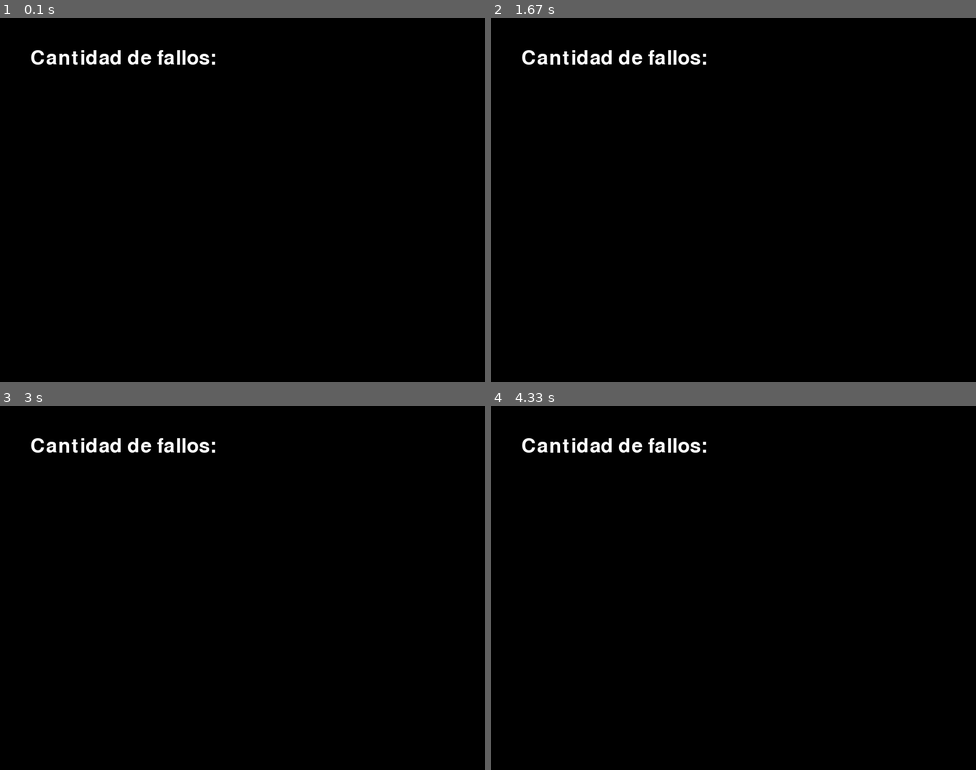
Above: before the commit, frames 1-4 (two rows, left to right).
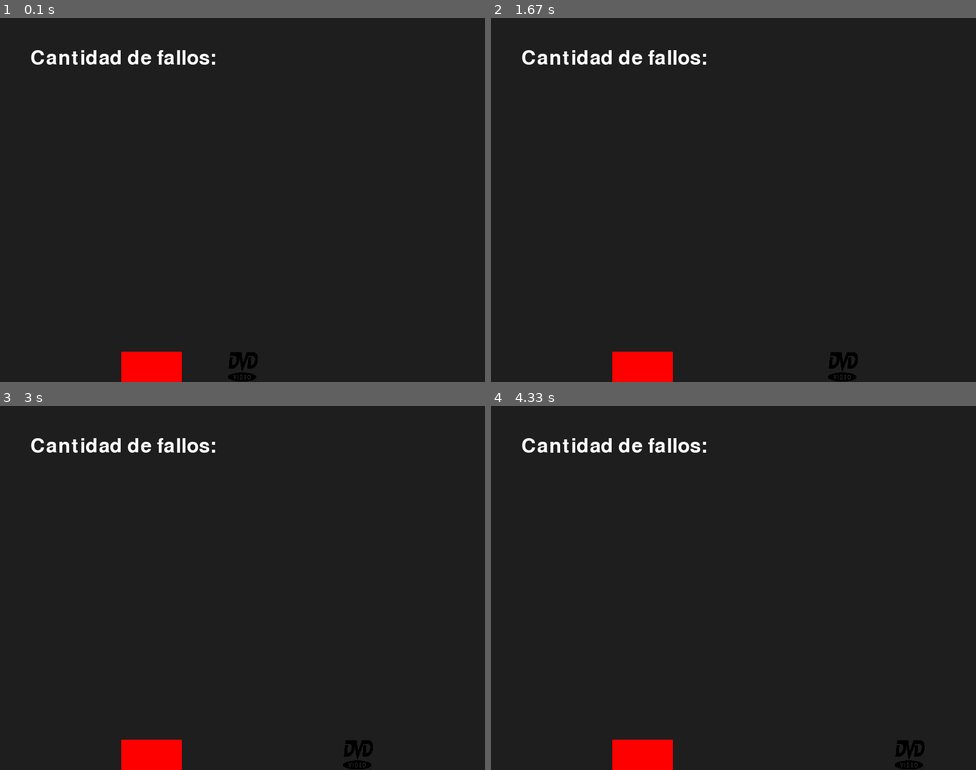
Above: after the commit, the same moments.

Repository: GonDragon/parcial-pygame
Game: pygame game, started from main.py
The game is run twice, just before and just after one commit, with the same random seed, the same clock (stepped at 60 frames per second) and the same inputs.
Inputs:
- Up to frame 1 (0.1 s): no input
- Up to frame 2 (1.67 s): hold Right 0.33-0.8 s; hold Right 0.83-1.3 s; hold Left from 1.33 s (still down)
- Up to frame 3 (3 s): release Left at 1.87 s; hold Left 1.9-2.3 s; hold Right 2.33-2.97 s
- Up to frame 4 (4.33 s): hold Left 3-3.47 s; hold Right 3.5-3.97 s; hold Right from 4 s (still down)

The runs differ from the first frame. In frame 1, 99% of the frame differs, in the area x 0-100%, y 0-100%; in frame 2, 99%; in frame 3, 99%; in frame 4, 99%.

Commit message:
Agregando el pj al main
Se agrega el personaje del archivo "personaje.py" para que funcione en el archivo main del proyecto

Diff:
--- a/main.py
+++ b/main.py
@@ -1,14 +1,19 @@
 import pygame
 import pygame.mixer as mixer # importo pygame.mixer como mixer para poder usar sonidos más adelante.
 from texto import mostrar_texto
+import personaje
 
 pygame.init() # Inicializando pygame
 ancho, alto = 800, 600 # declarando el ancho y el alto que tenda la pantalla.
 
 
+
 screen = pygame.display.set_mode((ancho, alto), pygame.SCALED) # Se crea la pantalla y se la asigna a screen. A esta se le pasan los valores de alto y ancho que definimos anteriormente. También se usa pygame.SCALED.
 clock = pygame.time.Clock() #
 
+# se crea el pj y el obstáculo
+pj = personaje.crear_personaje(ancho, alto)
+obstaculo = pygame.Rect(200, 550, 100, 50)
 
 def jugar():
 
@@ -21,9 +26,18 @@
                 jugando = False # Se le asigna False a la variable running
 
         # Actualizar el juego (por ahora nada)
+        teclas = pygame.key.get_pressed() # Se obtienen las teclas presionadas y se guardan en teclas.
+        personaje.mover_personaje(pj, teclas, ancho)
 
-        screen.fill((0,0,0)) # Se dibuja en la pantalla rellenandola de negro.
+        screen.fill((30,30,30)) # Se dibuja en la pantalla rellenandola de negro.
+        personaje.dibujar_personaje(screen, pj) #se dibuja el pj
+        pygame.draw.rect(screen, (255, 0, 0), obstaculo)  # Dibuja el obstáculo en rojo
+
         screen.blit(mostrar_texto(), (50, 50)) # Coloco el texto que indica la cantidad de fallos en las cordanas dadas.
+
+        #colision con objeto
+        personaje.colision_con_obstaculo(pj, obstaculo)
+
         pygame.display.flip() # flip() actualiza el contenido de toda la pantalla.
         clock.tick(30) # Limita los fps a 30.
 
--- a/personaje.py
+++ b/personaje.py
@@ -2,15 +2,17 @@
 import assets
 # Diccionario del personaje
 pygame.mixer.init()  # Inicializa el mezclador de sonido
+assets.init()  # Inicializa los assets del juego, como imágenes y sonidos
+
 PERSONAJE = {
     "velocidad": 10,
     "ancho": 50,
     "alto": 50,
-    "imagen": assets.IMAGEN("personaje")  # Cargar imagen del personaje desde el diccionario de imágenes
+    "imagen": assets.IMAGEN["personaje"] # Carga la imagen del personaje desde el diccionario de imágenes
 }
 
-PERSONAJE["imagen"] = pygame.transform.scale(PERSONAJE["imagen"], (PERSONAJE["ancho"], PERSONAJE["alto"]))
-sonido_daño = assets.SONIDO("daño")  # Cargar sonido de daño desde el diccionario de sonidos
+PERSONAJE["imagen"] = pygame.transform.scale(PERSONAJE["imagen"], (PERSONAJE["ancho"], PERSONAJE["alto"])) # Escalar la imagen del personaje al tamaño definido
+sonido_daño = assets.SONIDO["error"]  # Cargar sonido de daño desde el diccionario de sonidos
 
 def crear_personaje(ancho_ventana, alto_ventana): # Crea un rectángulo que representa al personaje en la parte inferior de la ventana
     x = (ancho_ventana - PERSONAJE["ancho"]) // 2  # Posición inicial en el centro de la pantalla
